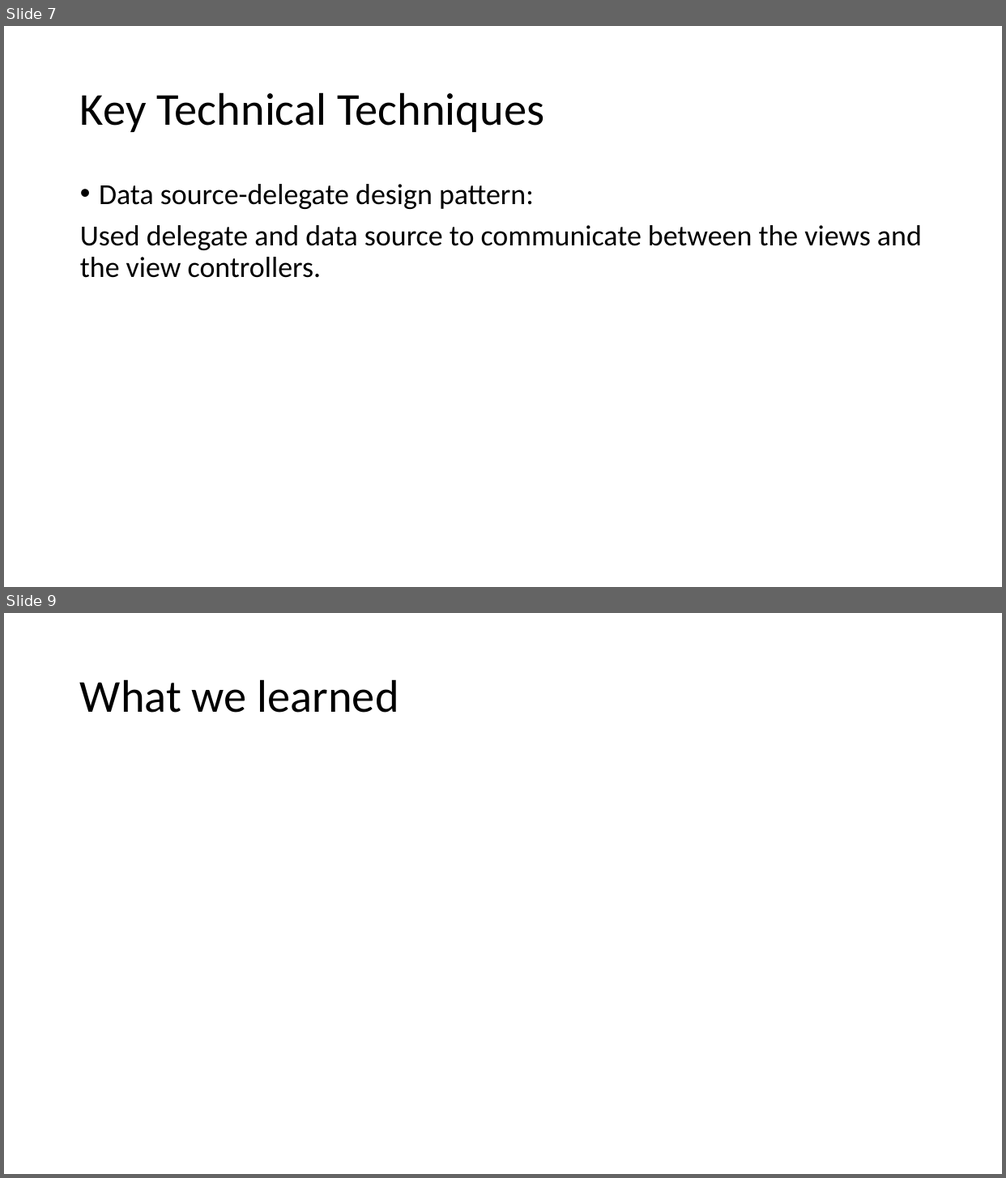
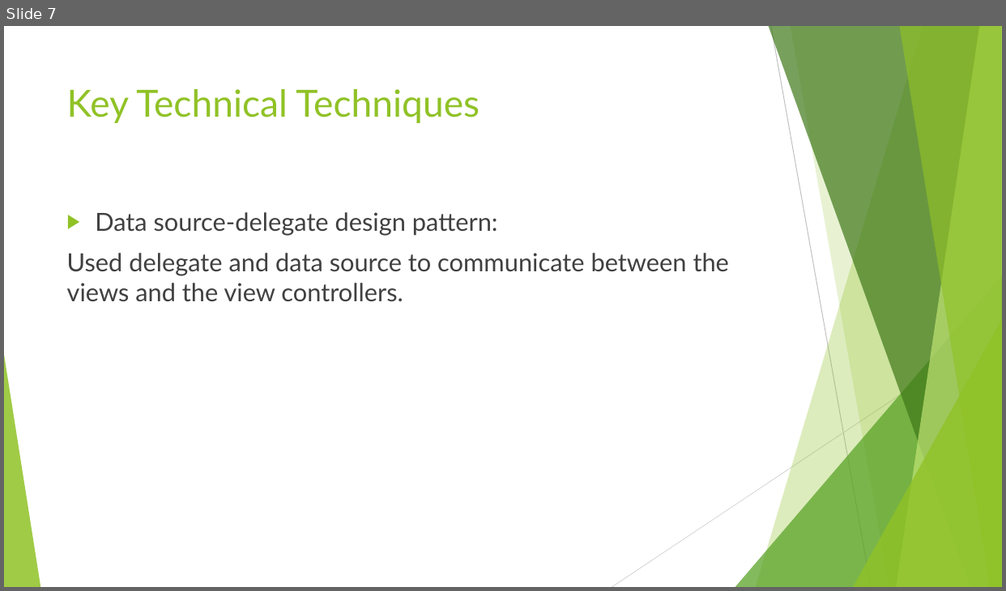
Before and after one commit to johnwhh/CSC545TermProject, a slide deck: csc545Powerpoint.pptx. Shown one above the other, each under a label of ours: slides 7 and 9 before the commit, slide 7 after it; the slides between them are not shown. The pictures are 1006x1178 and 1006x591 pixels, drawn with LibreOffice and Linux fonts; fonts in the diff are those of the drawing. Boxes give left, top, right and bottom in pixels: in the first picture for what was removed or moved away, otherwise in the second. Text is boxed around its words. In the diff, an @@ line names an element or a change of style, - is before the commit and + after.

```diff
--- a/csc545Powerpoint.pptx
+++ b/csc545Powerpoint.pptx
@@ slide 9 removed at (4, 613, 1002, 1174), background #FFFFFF @@
@@ title removed at (80, 679, 399, 713) @@
-What we learned
@@ slide 7 changed as well @@
@@ title "Key Technical Techniques": place and size @@
-title "Key Technical Techniques" at (80, 92, 544, 132)
+title "Key Technical Techniques" at (67, 89, 479, 123)
@@ title "Key Technical Techniques" at (67, 89, 479, 123): size 44 to 36 pt, font Calibri to Lato, text colour #000000 to #90C226; line spacing 0.9 to 1; vertical alignment middle to top @@
@@ text "Data source-delegate design pattern:": place and size @@
-text "Data source-delegate design pattern:" at (80, 184, 922, 278)
+text "Data source-delegate design pattern:" at (67, 212, 729, 302)
@@ text "Data source-delegate design pattern:" at (67, 212, 729, 302): size 28 to 24 pt, font Calibri to Lato, text colour #000000 to #404040; bullet • to ▶; line spacing 0.9 to 1 @@
@@ group added at (4, 26, 1002, 587): 5 freeform shapes, 3 triangles, 2 lines @@
```
Also in this commit, not shown: 6 other slides changed, 2 slides added, 1 other slide removed.
